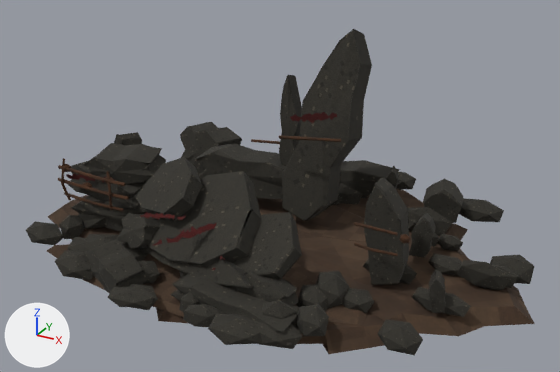
Renders of the FBX model SourceAssets/Exports/Props/Giants/BloodAxe/CairnTargets/A1/SM_GIA_BloodAxeCairnTarget_A1_A01/SM_GIA_BloodAxeCairnTarget_A1_A01.fbx from each side of a commit.
Before and after are seen from a camera (50 mm lens) standing at (2.71, -4.68, 2.94) and looking at (0.12, 0.03, 0.58). The lights are fixed; the arrows at lower left show +X, +Y and +Z. The picture after the commit comes second. Where no turn or scale is listed for an object, it has been applied to the vertices.

The first picture shows 'LOD0_FrontBrokenMudLip', 'LOD0_IrregularMudAshTerrainContact', 'LOD0_RearAshAndStoneScatter', 'LOD0_Stone_DominantCentralPaintedPlane', 'LOD0_Stone_DominantLowerFrontLipPlane', 'LOD0_Stone_DominantRightBrokenCheekPlane', 'LOD0_Stone_DominantUpperLeftShoulderPlane', 'LOD0_Stone_FrontBrokenFootStone', 'LOD0_Stone_FrontLeftGroundShard', 'LOD0_Stone_LeftBundledStackTopSlab', 'LOD0_Stone_MainSlabLeftEmbeddedSupport', 'LOD0_Stone_RearLowCounterweight', 'LOD0_Stone_RightRearSupportStone', 'LOD0_Stone_RightUprightSupportStone', 'LOD0_Stone_TallRearOathSlab' and 59 more.
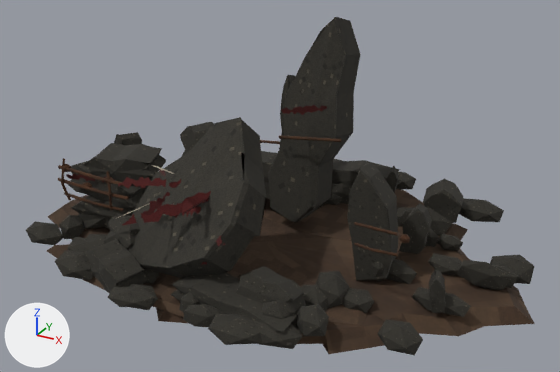
Where the newer file only moved an object's origin or applied its transform, the numbers keep the older frame.

Location of each change, (x1, y1, x2, y2) in pixels of the pictures (560 x 372 px):
'LOD0_Stone_DominantPaintedFrontSlab', added
    after: (127, 117, 266, 278)
'LOD0_Stone_TallRearOathSlab', reshaped (7% taller)
    before: (282, 29, 372, 221)
    after: (268, 17, 361, 223)
'LOD0_Stone_DominantCentralPaintedPlane', deleted
    before: (146, 171, 262, 267)
'LOD0_Stone_RightUprightSupportStone', moved
    before: (364, 177, 409, 285)
    after: (347, 162, 398, 280)
'LOD0_Stone_DominantRightBrokenCheekPlane', deleted
    before: (232, 212, 302, 279)
'LOD0_Stone_DominantUpperLeftShoulderPlane', deleted
    before: (135, 157, 203, 221)
'LOD0_Stone_MainSlabLeftEmbeddedSupport', moved
    before: (117, 213, 160, 249)
    after: (104, 213, 140, 249)
'LOD0_Stone_DominantLowerFrontLipPlane', deleted
    before: (144, 248, 254, 288)
'LOD0_Stone_RightRearSupportStone', moved
    before: (409, 213, 436, 258)
    after: (399, 203, 432, 254)
'LOD0_BloodAxePaint_MainSlabLeftBrokenPaintArc', added
    after: (141, 192, 170, 218)
'LOD0_Stone_RearLowCounterweight', unchanged, covered by the edit
    before: (195, 143, 286, 199)
    after: (261, 151, 277, 199)
'LOD0_Stone_BackLeftButtressShard', unchanged, covered by the edit
    before: (180, 122, 242, 174)
    after: (180, 122, 214, 157)
'LOD0_Stone_RearNeedleShardLeft', unchanged, covered by the edit
    before: (279, 75, 302, 166)
    after: (279, 75, 295, 149)

Diff of the bpy script that builds the scene:
```diff
--- a/SourceAssets/Exports/Props/Giants/BloodAxe/CairnTargets/A1/SM_GIA_BloodAxeCairnTarget_A1_A01/SM_GIA_BloodAxeCairnTarget_A1_A01.fbx.py
+++ b/SourceAssets/Exports/Props/Giants/BloodAxe/CairnTargets/A1/SM_GIA_BloodAxeCairnTarget_A1_A01/SM_GIA_BloodAxeCairnTarget_A1_A01.fbx.py
@@ me_lod0_stone_tallrearoathslab_mesh @@
-me_lod0_stone_tallrearoathslab_mesh.from_pydata(...)  # 66 vertices, 83 faces; spans x -0.33..0.24, y -0.28..0.28, z -0.74..0.81
+me_lod0_stone_tallrearoathslab_mesh.from_pydata(...)  # 66 vertices, 83 faces; spans x -0.41..0.2, y -0.36..0.16, z -0.73..0.92
+# me_lod0_stone_tallrearoathslab_mesh part 1: the whole mesh is multiplied about its middle by the matrix ((1.072, 0.033, -0.029), (-0.026, 1.16, -0.095), (0.02, 0.054, 1.056)), then moved by (-0.06, -0.1, 0.06)
 me_lod0_stone_tallrearoathslab_mesh.materials.append(mat_m_gia_bloodaxecairntarget_a1_a01_stone)
@@ ob_lod0_stone_rightuprightsupportstone @@
 ob_lod0_stone_rightuprightsupportstone = bpy.data.objects.new('LOD0_Stone_RightUprightSupportStone', me_lod0_stone_rightuprightsupportstone_mesh)
-ob_lod0_stone_rightuprightsupportstone.location = (1.04, -0.12, 0.49)
+ob_lod0_stone_rightuprightsupportstone.location = (0.92, -0.08, 0.52)
@@ ob_lod0_stone_rightrearsupportstone @@
 ob_lod0_stone_rightrearsupportstone = bpy.data.objects.new('LOD0_Stone_RightRearSupportStone', me_lod0_stone_rightrearsupportstone_mesh)
-ob_lod0_stone_rightrearsupportstone.location = (1.16, 0.33, 0.29)
+ob_lod0_stone_rightrearsupportstone.location = (1.1, 0.35, 0.32)
@@ ob_lod0_stone_dominantcentralpaintedplane @@
-ob_lod0_stone_dominantcentralpaintedplane = bpy.data.objects.new('LOD0_Stone_DominantCentralPaintedPlane', me_lod0_stone_dominantcentralpaintedplane_mesh)
@@ ob_lod0_stone_dominantlowerfrontlipplane @@
-ob_lod0_stone_dominantlowerfrontlipplane = bpy.data.objects.new('LOD0_Stone_DominantLowerFrontLipPlane', me_lod0_stone_dominantlowerfrontlipplane_mesh)
@@ ob_lod0_stone_dominantupperleftshoulderplane @@
-ob_lod0_stone_dominantupperleftshoulderplane = bpy.data.objects.new('LOD0_Stone_DominantUpperLeftShoulderPlane', me_lod0_stone_dominantupperleftshoulderplane_mesh)
@@ ob_lod0_stone_mainslableftembeddedsupport @@
 ob_lod0_stone_mainslableftembeddedsupport = bpy.data.objects.new('LOD0_Stone_MainSlabLeftEmbeddedSupport', me_lod0_stone_mainslableftembeddedsupport_mesh)
-ob_lod0_stone_mainslableftembeddedsupport.location = (-0.62, -0.72, 0.35)
+ob_lod0_stone_mainslableftembeddedsupport.location = (-0.7, -0.76, 0.33)
 ob_lod0_stone_mainslableftembeddedsupport.rotation_euler = (-0.419, -0.105, -0.314)  # degrees (-24, -6, -18)
@@ ob_lod0_stone_dominantrightbrokencheekplane @@
-ob_lod0_stone_dominantrightbrokencheekplane = bpy.data.objects.new('LOD0_Stone_DominantRightBrokenCheekPlane', me_lod0_stone_dominantrightbrokencheekplane_mesh)
@@ ob_lod0_stone_dominantpaintedfrontslab @@
+ob_lod0_stone_dominantpaintedfrontslab = bpy.data.objects.new('LOD0_Stone_DominantPaintedFrontSlab', me_lod0_stone_dominantpaintedfrontslab_mesh)  # 62 vertices, 78 faces; spans x -0.642..0.482, y -0.466..0.468, z -0.52..0.549
+ob_lod0_stone_dominantpaintedfrontslab.location = (-0.1, -0.62, 0.66)
@@ ob_lod0_bloodaxepaint_mainslableftbrokenpaintarc @@
+ob_lod0_bloodaxepaint_mainslableftbrokenpaintarc = bpy.data.objects.new('LOD0_BloodAxePaint_MainSlabLeftBrokenPaintArc', me_lod0_bloodaxepaint_mainslableftbrokenpaintarc_mesh)  # 36 vertices, 17 faces; spans x -0.024..0.03, y -0.17..0.169, z -0.03..0.038
+ob_lod0_bloodaxepaint_mainslableftbrokenpaintarc.location = (-0.31, -0.94, 0.72)
```
